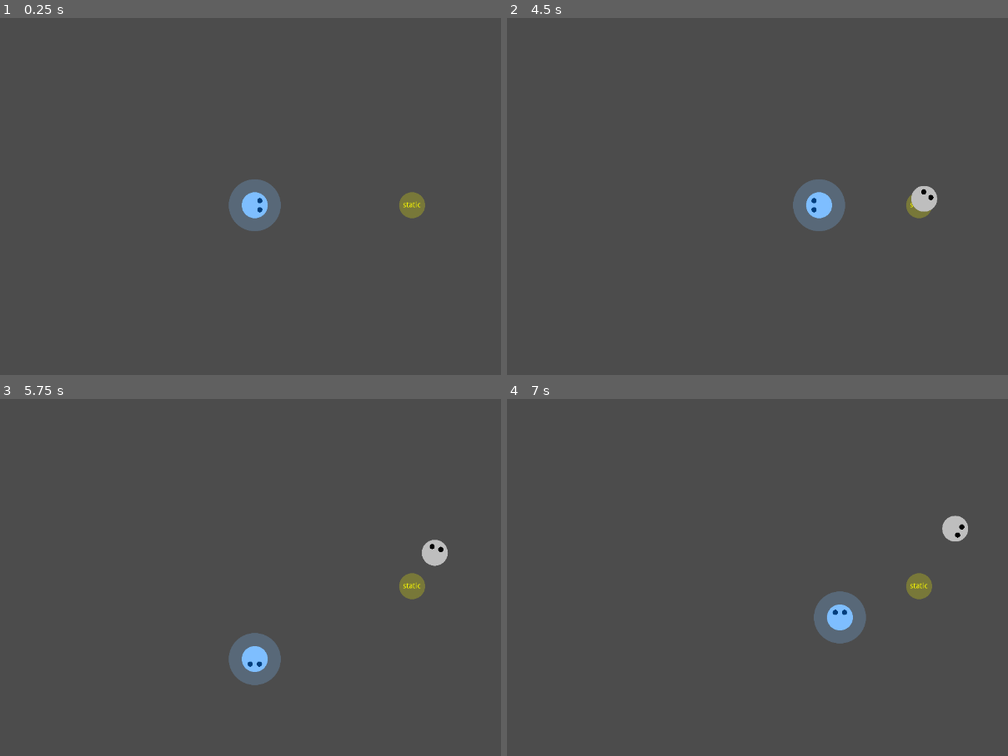
Above: before the commit, frames 1-4 (two rows, left to right).
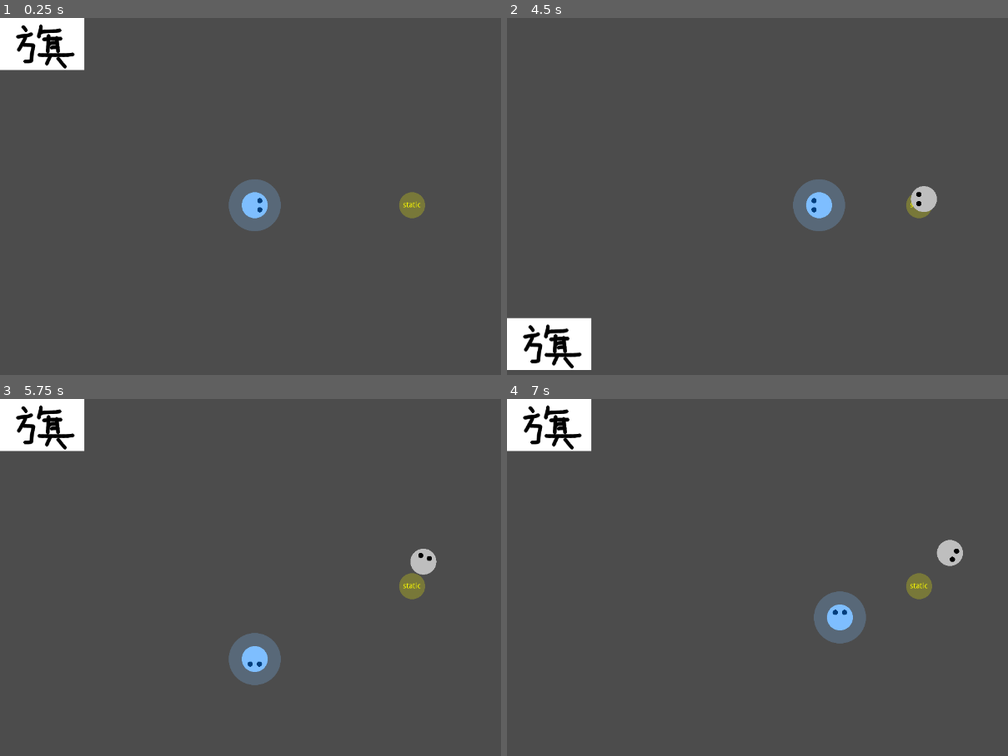
Above: after the commit, the same moments.

Repository: saimukzi/NfaoPoSim
Game: Godot game, scene res://DebugStage/DebugStage.tscn
Two runs of this game, one before a commit and one after it. Both use one fixed random seed, a clock stepped at 60 frames per second and the inputs below. Sound files missing from this copy of the repository are replaced by a short silence.
Inputs:
- Up to frame 1 (0.25 s): no input
- Up to frame 2 (4.5 s): tap Enter at 0.5 s; hold Right (game_right) 0.53-1.28 s; hold Z (game_eat) 0.53-1.28 s; hold Down (game_down) 1.28-2.03 s; tap Z (game_eat) at 1.35, 2.85, 4.35 s; hold Right (game_right) 2.03-2.78 s; hold Z (game_eat) 2.03-2.78 s; hold Up (game_up) 2.78-3.53 s; hold Z (game_eat) 3.53-4.28 s; hold Left (game_left) from 3.53 s (still down); tap W (debug_spawn) at 4.15 s
- Up to frame 3 (5.75 s): release Left (game_left) at 5.03 s; hold Down (game_down) from 5.03 s (still down); hold Z (game_eat) from 5.03 s (still down)
- Up to frame 4 (7 s): release Down (game_down) at 5.78 s; release Z (game_eat) at 5.78 s; hold Right (game_right) 5.78-6.53 s; tap Z (game_eat) at 5.85 s; hold Up (game_up) from 6.53 s (still down); hold Z (game_eat) from 6.53 s (still down)

The runs differ from the first frame. In frame 1, 2.4% of the frame differs, in the area x 0-17%, y 0-15%; in frame 2, 2.5%; in frame 3, 2.8%; in frame 4, 3.0%, in the area x 0-93%, y 0-47%.

Commit message:
add flag to debug stage

Diff:
--- a/DebugStage/DebugStage.tscn
+++ b/DebugStage/DebugStage.tscn
@@ -1,8 +1,9 @@
-[gd_scene load_steps=4 format=2]
+[gd_scene load_steps=5 format=2]
 
 [ext_resource path="res://GameBase/GameBase.tscn" type="PackedScene" id=1]
 [ext_resource path="res://assets/circle-fill-256.png" type="Texture" id=2]
 [ext_resource path="res://DebugStage/MobSpawner.gd" type="Script" id=3]
+[ext_resource path="res://GameBase/FlagBase.tscn" type="PackedScene" id=4]
 
 [node name="DebugStage" type="Node"]
 
@@ -33,4 +34,8 @@
 align = 1
 valign = 1
 
+[node name="FlagBase" parent="Game" instance=ExtResource( 4 )]
+position = Vector2( 81, 360 )
+anthem_system = NodePath("../AnthemSystem")
+
 [editable path="Game"]
--- a/GameBase/FlagBase.tscn
+++ b/GameBase/FlagBase.tscn
@@ -6,19 +6,17 @@
 
 [sub_resource type="Curve2D" id=1]
 _data = {
-"points": PoolVector2Array( 0, 0, 0, 0, 81, -50, 0, 0, 0, 0, 81, -670 )
+"points": PoolVector2Array( 0, 0, 0, 0, 0, 310, 0, 0, 0, 0, 0, -310 )
 }
 
 [node name="FlagBase" type="Node2D"]
-position = Vector2( 0, 720 )
 script = ExtResource( 2 )
-anthem_system = NodePath("../../AnthemSystem")
 
 [node name="FlagPath" type="Path2D" parent="."]
 curve = SubResource( 1 )
 
 [node name="FlagControl" type="PathFollow2D" parent="FlagPath"]
-position = Vector2( 81, -670 )
+position = Vector2( 0, -310 )
 offset = 620.592
 rotate = false
 cubic_interp = false
